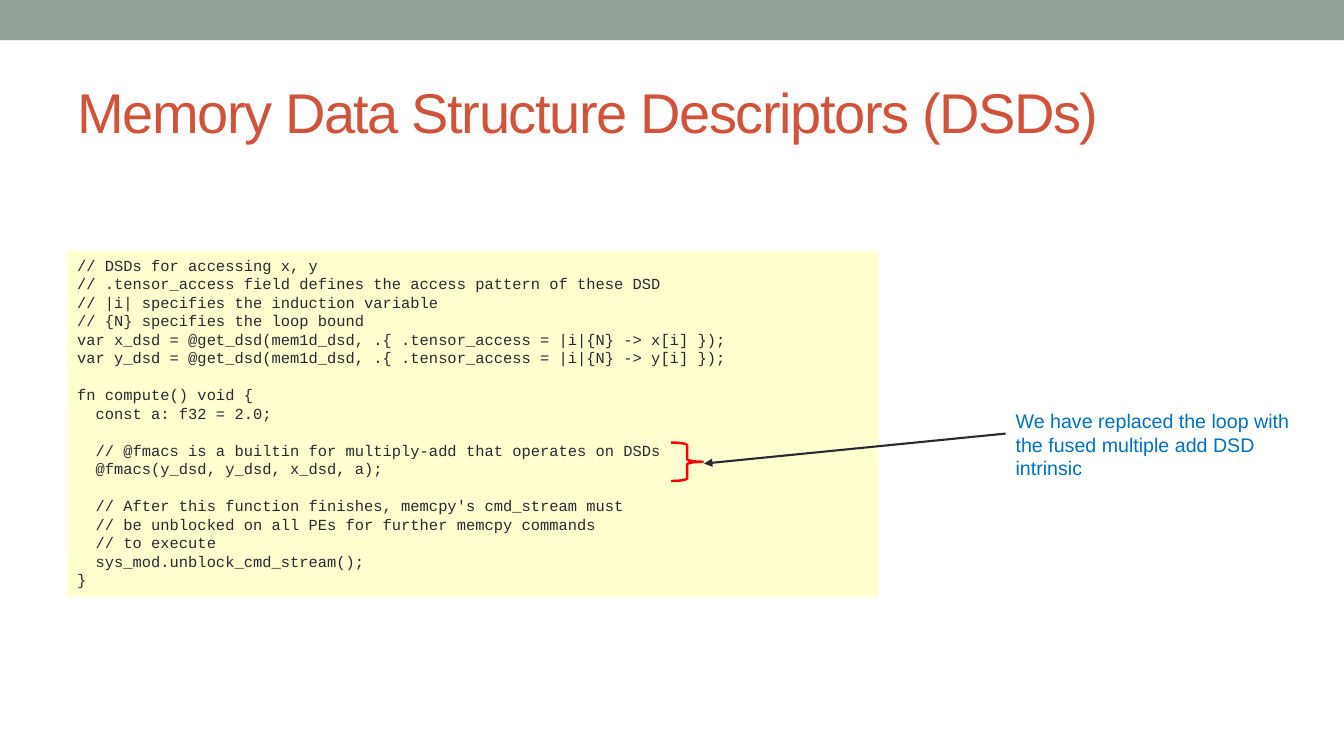
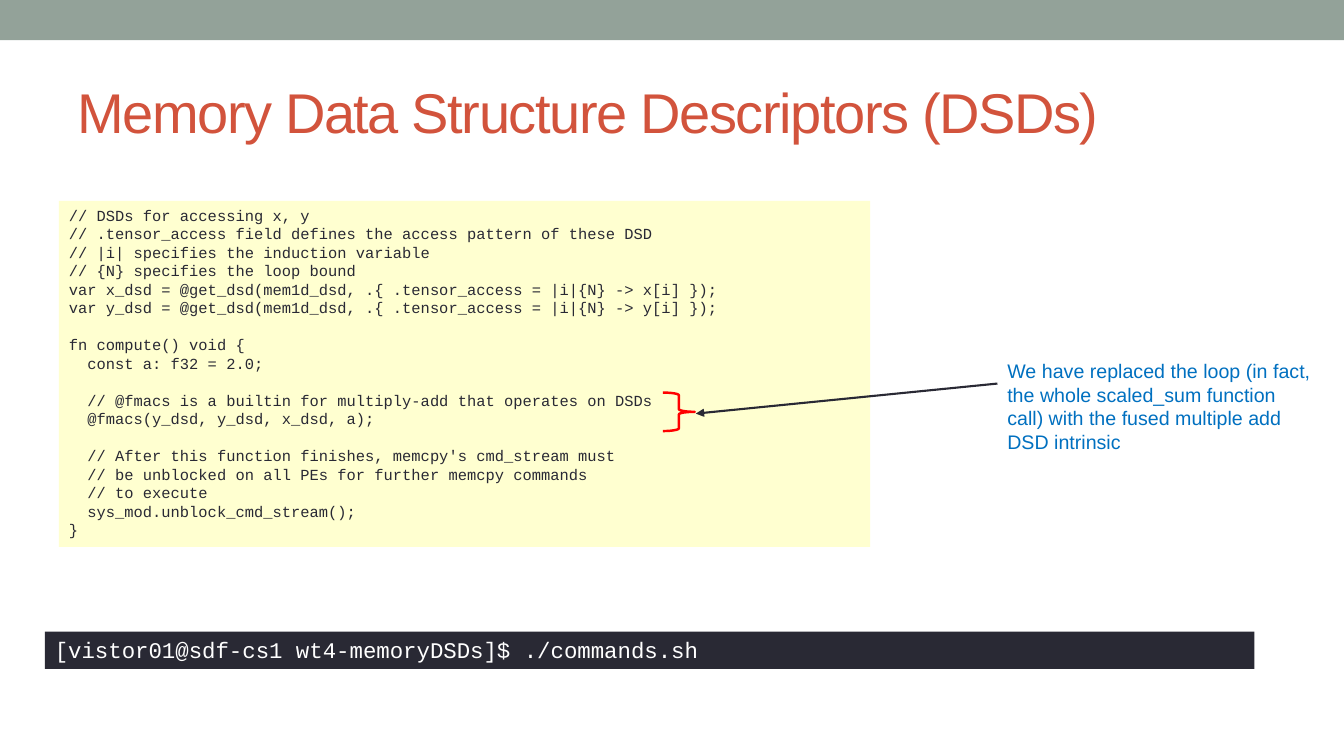
Before and after one commit to EPCCed/cs2-sdk-training, a slide deck: slide 28 of lectures/powerpoints/SDK-walkthrough-part-one.pptx (slide 26 before the commit). Drawn at 1344x756 pixels with LibreOffice and Linux fonts; fonts in the diff are those of the drawing. Boxes give left, top, right and bottom in pixels: in the first picture for what was removed or moved away, otherwise in the second. Text is boxed around its words. In the diff, an @@ line names an element or a change of style, - is before the commit and + after.

```diff
--- a/lectures/powerpoints/SDK-walkthrough-part-one.pptx
+++ b/lectures/powerpoints/SDK-walkthrough-part-one.pptx
@@ 1 rectangle, 1 right brace, 1 arrow: place and size @@
-1 rectangle, 1 right brace, 1 arrow at [68,251,1006,597]
+1 rectangle, 1 right brace, 1 arrow at [58,201,998,546]
@@ text at [1007,363,1310,450]: text changed @@
-We have replaced the loop with the fused multiple add DSD intrinsic
+We have replaced the loop (in fact, the whole scaled_sum function call) with the fused multiple add DSD intrinsic
@@ rectangle added at [45,632,1255,669], fill #292934, 16 pt, text #FFFFFF @@
+[vistor01@sdf-cs1 wt4-memoryDSDs]$ ./commands.sh
```
Also in this commit, not shown: 12 other slides changed, 2 slides added, 4 other files.
